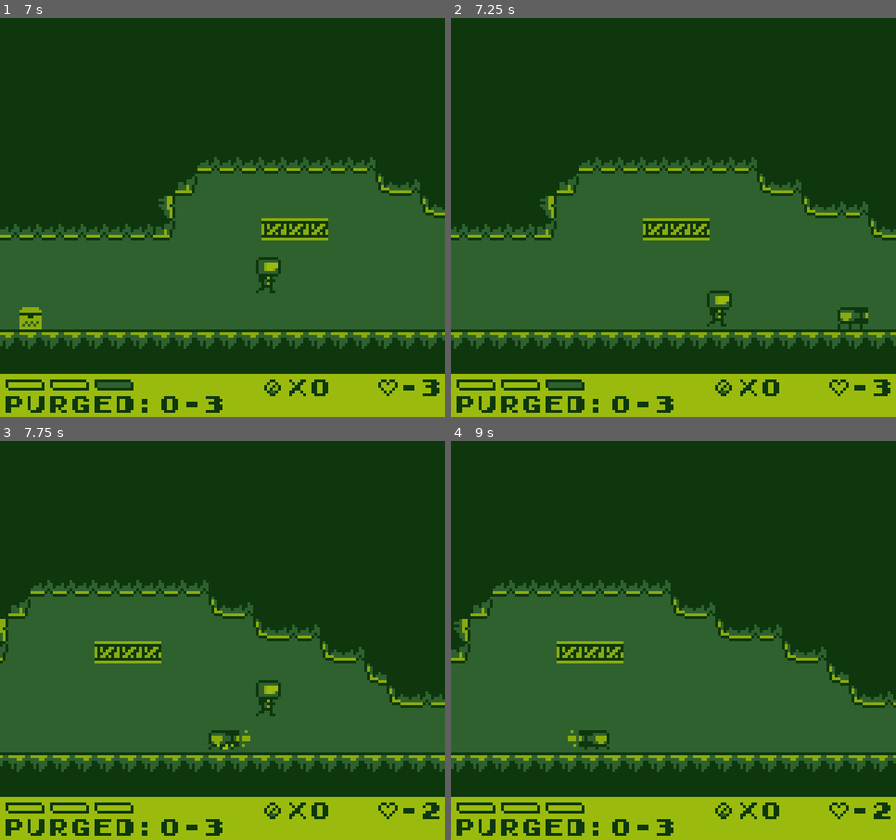
Above: before the commit, frames 1-4 (two rows, left to right).
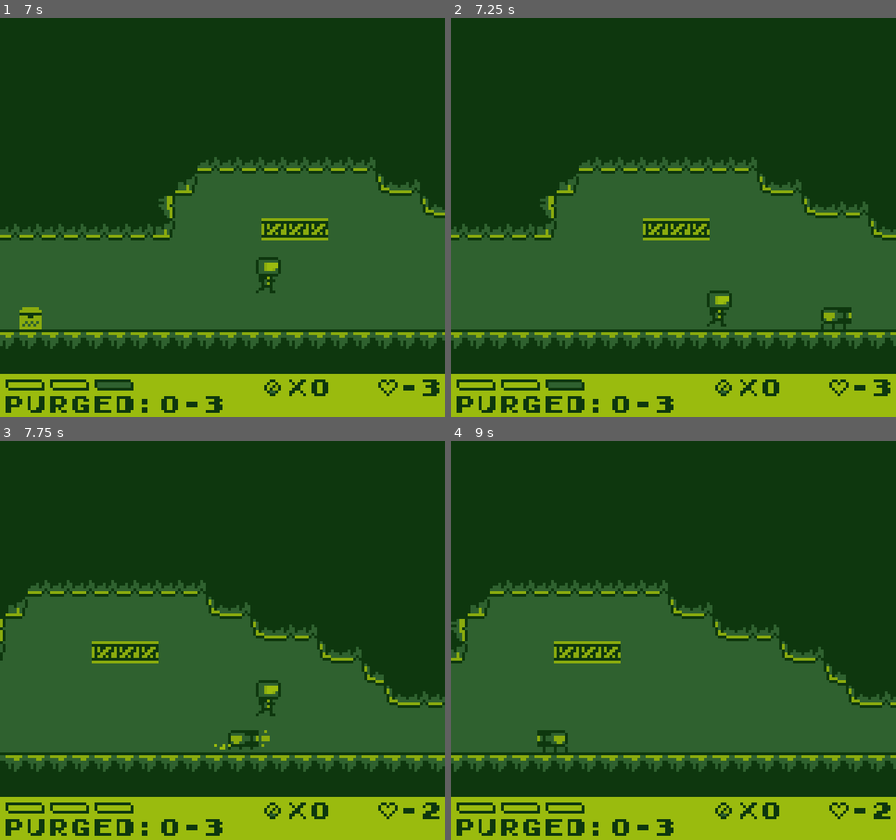
Above: after the commit, the same moments.

Repository: AlanRostem/TurboTrooper
Game: Godot game, scene res://scenes/main/Main.tscn
The game is run twice, just before and just after one commit, with the same random seed, the same clock (stepped at 60 frames per second) and the same inputs.
Inputs:
- Up to frame 1 (7 s): tap Enter at 0.5 s; hold D (move_right) 0.53-2.03 s; tap Space (jump) at 0.6, 0.77, 1.07, 1.52, 1.55, 1.82, 2.3, 3.02, 3.05, 3.32, 3.77, 3.8, 4.07, 4.35, 4.52, 4.82, 5.3, 6.02, 6.05, 6.32, 6.77, 6.8 s; tap S (aim_down) at 1.35, 5.1 s; hold A (move_left) 2.03-4.28 s; tap W (aim_up) at 2.1, 5.85 s; tap K (fire) at 2.85, 6.6 s; tap E (select) at 3.6 s; hold D (move_right) from 4.28 s (still down)
- Up to frame 2 (7.25 s): keep holding D (move_right); tap Space (jump) at 7.07 s
- Up to frame 3 (7.75 s): keep holding D (move_right); tap E (select) at 7.35 s; tap Space (jump) at 7.52, 7.55 s
- Up to frame 4 (9 s): tap Space (jump) at 7.82, 8.1 s; release D (move_right) at 8.03 s; hold A (move_left) from 8.03 s (still down); tap S (aim_down) at 8.85 s

Frame 1 is identical in both runs. In frame 2, 0.3% of the frame differs, in the area x 83-94%, y 72-79%; in frame 3, 4.1%; in frame 4, 4.2%, in the area x 0-100%, y 34-83%.

Commit message:
add sound

Diff:
--- a/project/scenes/game/world/entity/entities/enemy/rush_rogue/RushRogue.tscn
+++ b/project/scenes/game/world/entity/entities/enemy/rush_rogue/RushRogue.tscn
@@ -17,7 +17,7 @@
 [node name="RushRogue" instance=ExtResource( 1 )]
 script = ExtResource( 3 )
 collision_mode = 2
-player_detection_range_in_tiles = 8.0
+player_detection_range_in_tiles = 6.0
 
 [node name="BodyShape" parent="." index="0"]
 shape = SubResource( 1 )
@@ -54,7 +54,6 @@
 position = Vector2( 0, -5 )
 frames = ExtResource( 2 )
 animation = "patrol"
-frame = 2
 playing = true
 script = ExtResource( 7 )
 
--- a/project/scenes/game/world/entity/entities/player/Player.tscn
+++ b/project/scenes/game/world/entity/entities/player/Player.tscn
@@ -15,6 +15,7 @@
 [ext_resource path="res://scenes/game/world/entity/entities/player/PlayerStats.gd" type="Script" id=13]
 [ext_resource path="res://assets/resources/shaders/InvertShader.tres" type="Material" id=14]
 [ext_resource path="res://scenes/game/world/entity/components/hit_box/HitBox.tscn" type="PackedScene" id=15]
+[ext_resource path="res://assets/audio/sfx/player/player_jump.wav" type="AudioStream" id=16]
 
 [sub_resource type="RectangleShape2D" id=1]
 extents = Vector2( 6, 2 )
@@ -90,6 +91,9 @@
 [node name="PlayerAirBorneState" parent="PlayerFSM" index="3" instance=ExtResource( 5 )]
 script = ExtResource( 8 )
 
+[node name="JumpSound" type="AudioStreamPlayer" parent="PlayerFSM/PlayerAirBorneState" index="0"]
+stream = ExtResource( 16 )
+
 [node name="PlayerCrouchState" parent="PlayerFSM" index="4" instance=ExtResource( 5 )]
 script = ExtResource( 9 )
 is_grounded_state = true
--- a/project/scenes/game/world/entity/entities/player/components/state_machine/PlayerAirBorneState.gd
+++ b/project/scenes/game/world/entity/entities/player/components/state_machine/PlayerAirBorneState.gd
@@ -1,6 +1,8 @@
 extends "res://scenes/game/world/entity/entities/player/components/state_machine/PlayerState.gd"
 
 var __is_jumping = false
+
+onready var __jump_sound = $JumpSound
 
 func movement_update(delta):
 	if __is_jumping:
@@ -45,6 +47,7 @@
 	if message.has("jumping"):
 		__is_jumping = true
 		player.jump()
+		__jump_sound.play()
 
 func exit():
 	__is_jumping = false
Not shown, added: project/assets/audio/sfx/player/player_jump.wav.import
Not shown: 1 places in project/scenes/game/world/entity/entities/player/Player.tscn that only renumber resources
